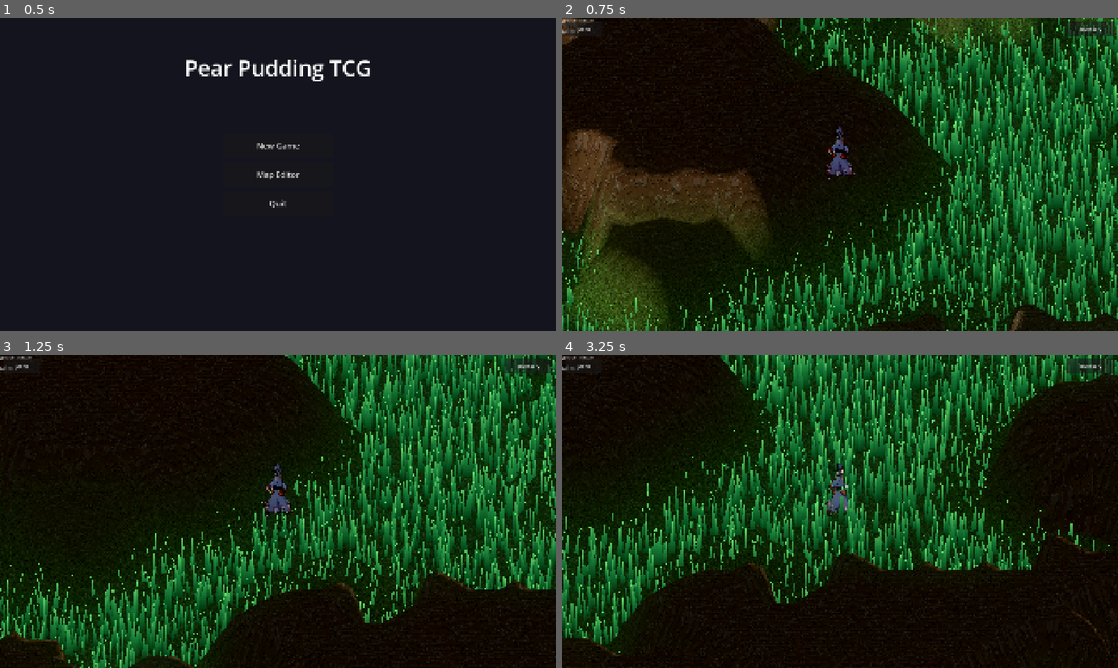
Above: before the commit, frames 1-4 (two rows, left to right).
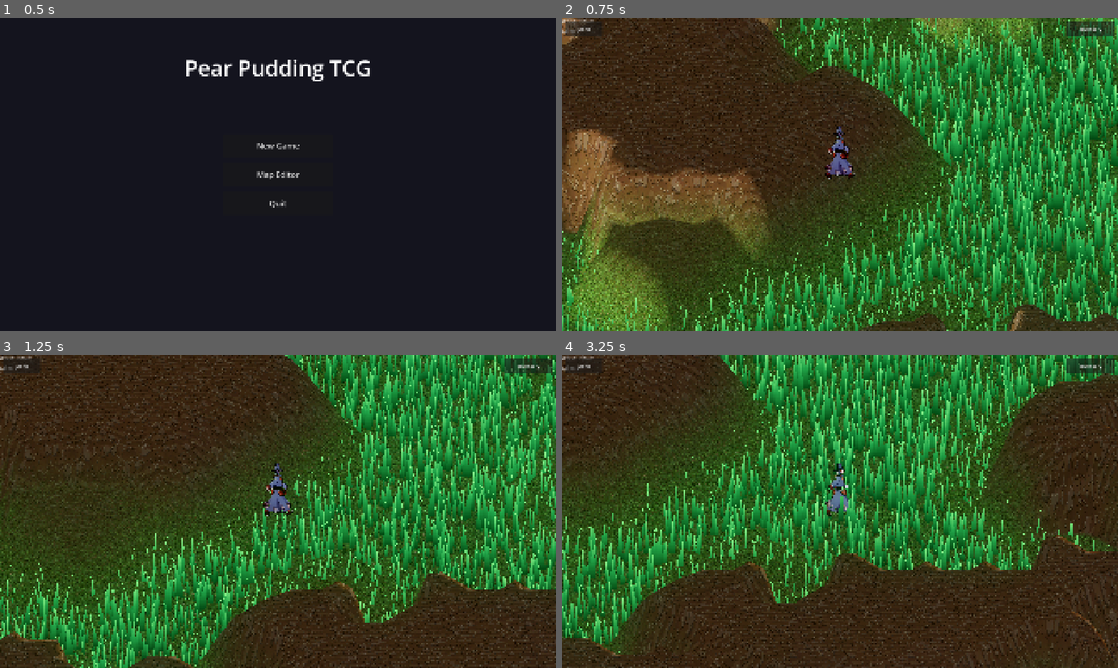
Above: after the commit, the same moments.

Repository: ChrisPauly97/pear-pudding-godot
Game: Godot game, scene res://scenes/ui/MenuScene.tscn
Two runs of this game, one before a commit and one after it. Both use one fixed random seed, a clock stepped at 60 frames per second and the inputs below.
Inputs (mouse positions are in pixels of both pictures, inside the frame that each line leads up to):
- Up to frame 1 (0.5 s): no input
- Up to frame 2 (0.75 s): click "New Game" at 0.5 s
- Up to frame 3 (1.25 s): no input
- Up to frame 4 (3.25 s): tap Enter at 1.25 s; move the mouse to (962, 495) at 1.27 s; hold D (move_right) 1.28-2 s; hold E (interact) 1.28-2 s; click (962, 495) at 1.42 s; tap Space (jump) at 1.52 s; drag from (728, 527) to (812, 574) at 2.02 s; move the mouse to (895, 442) at 2.77 s; hold D (move_right) from 2.78 s (still down); tap 2 at 2.85 s

Frame 1 is identical in both runs. In frame 2, 96% of the frame differs, in the area x 0-100%, y 0-100%; in frame 3, 95%; in frame 4, 95%.

Commit message:
Brighten dark scenes: raise ambient, tone map, lighten shadows
- Raise ambient light energy range from 0.15–0.7 to 0.35–1.0
- Raise ambient color floor so night/shadows aren't pitch black
- Add Filmic tone mapping to lift shadow detail without blowing highlights
- Set sun shadow_opacity = 0.65 so shadowed areas retain visible colour

https://claude.ai/code/session_01FxHYhx4zQYNtvF9fLcgBis

Diff:
--- a/scenes/world/WorldScene.gd
+++ b/scenes/world/WorldScene.gd
@@ -103,8 +103,11 @@
 	env.background_mode = Environment.BG_COLOR
 	env.background_color = Color(0.25, 0.5, 0.85)   # daytime sky; updated every frame
 	env.ambient_light_source = Environment.AMBIENT_SOURCE_COLOR
-	env.ambient_light_color = Color(0.4, 0.45, 0.5)
-	env.ambient_light_energy = 0.7
+	env.ambient_light_color = Color(0.6, 0.65, 0.7)
+	env.ambient_light_energy = 1.0
+	# Filmic tone mapping lifts shadow detail and prevents blown highlights
+	env.tonemap_mode = Environment.TONE_MAPPER_FILMIC
+	env.tonemap_exposure = 1.0
 	# Bloom so emissive materials (items, coins) visibly glow
 	env.glow_enabled = true
 	env.glow_bloom = 0.25
@@ -119,6 +122,7 @@
 
 func _ready() -> void:
 	_setup_environment()
+	_sun.shadow_opacity = 0.65
 	_tile_meshes = Node3D.new()
 	_tile_meshes.name = "TileGrid"
 	add_child(_tile_meshes)
@@ -785,8 +789,8 @@
 		_cached_sky_color = sky
 
 	# Ambient: dark blue night → soft grey day
-	var ambient_color: Color = Color(0.03, 0.04, 0.12).lerp(Color(0.4, 0.45, 0.5), t_day)
-	var ambient_energy: float = lerpf(0.15, 0.7, t_day)
+	var ambient_color: Color = Color(0.1, 0.12, 0.22).lerp(Color(0.6, 0.65, 0.7), t_day)
+	var ambient_energy: float = lerpf(0.35, 1.0, t_day)
 	if not ambient_color.is_equal_approx(_cached_ambient_color):
 		_world_env.environment.ambient_light_color = ambient_color
 		_cached_ambient_color = ambient_color
